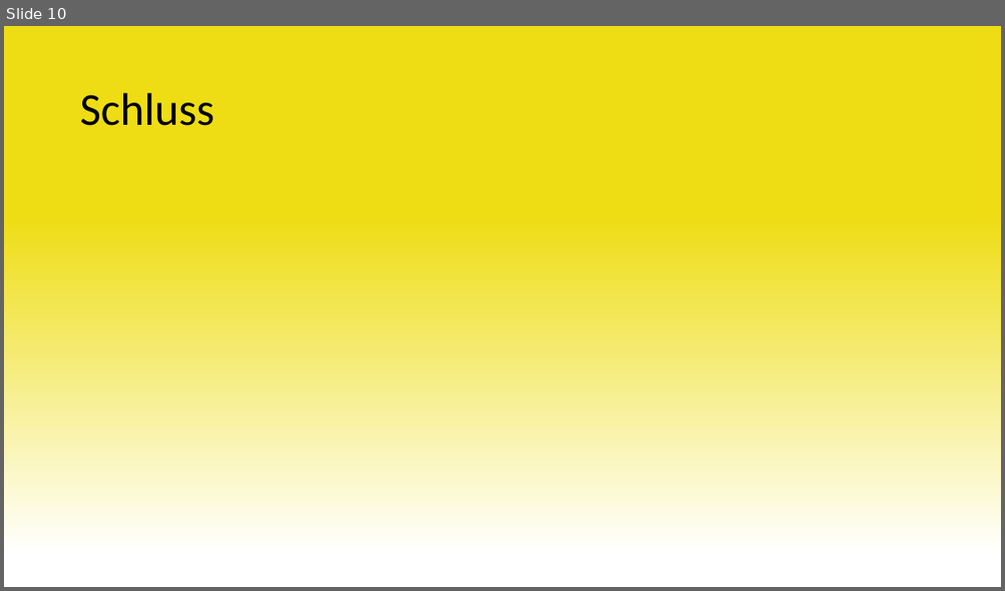
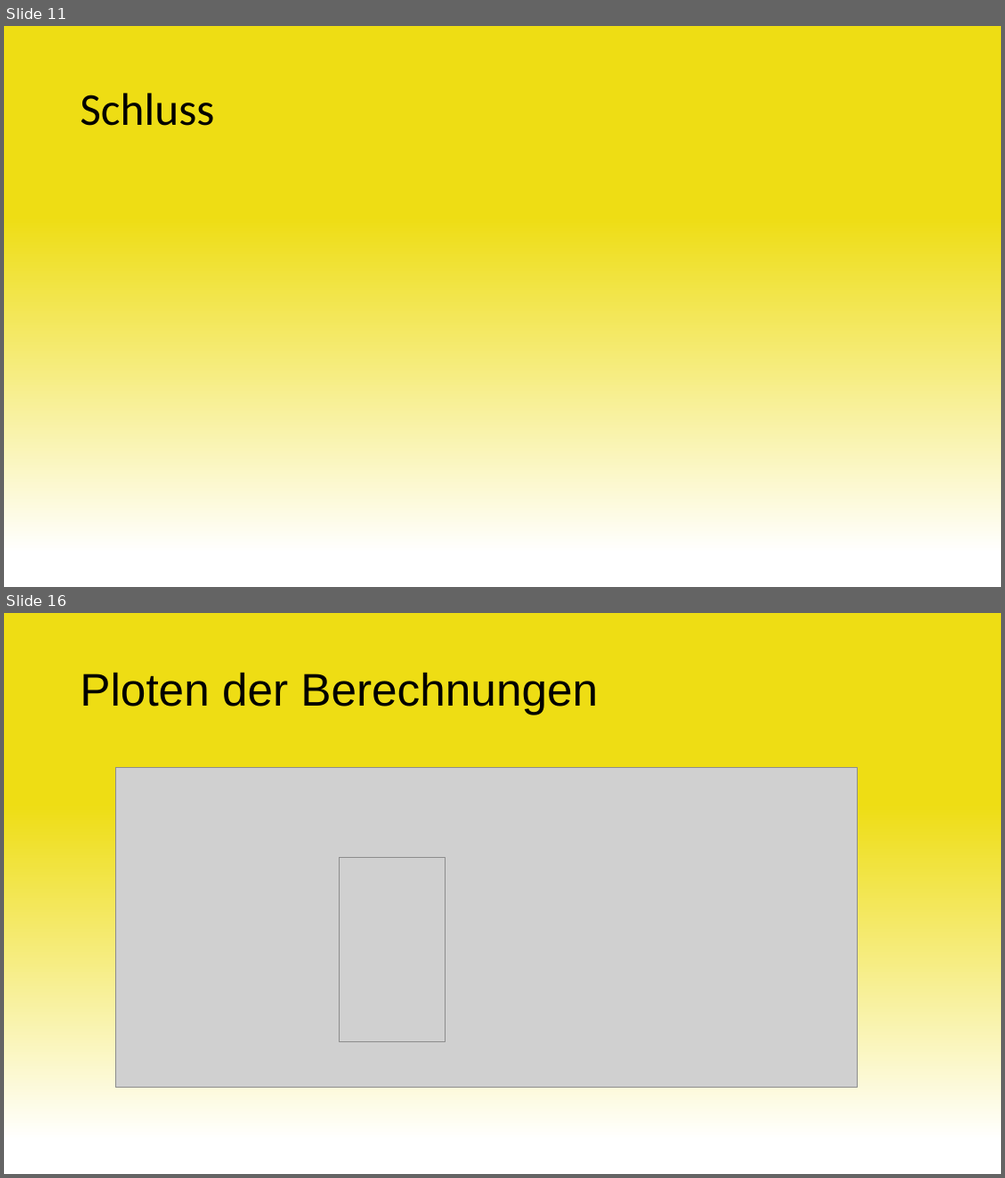
Before and after one commit to Swissmade41/EMI-Filter, a slide deck: Präsentation/Zwischenpräsentation.pptx. Shown one above the other, each under a label of ours: slide 10 before the commit, slides 11 and 16 after it; the slides between them are not shown. The pictures are 1005x591 and 1005x1178 pixels, drawn with LibreOffice and Linux fonts; fonts in the diff are those of the drawing; grey boxes stand for pictures. Boxes give left, top, right and bottom in pixels: in the first picture for what was removed or moved away, otherwise in the second. Text is boxed around its words. In the diff, an @@ line names an element or a change of style, - is before the commit and + after.

```diff
--- a/Präsentation/Zwischenpräsentation.pptx
+++ b/Präsentation/Zwischenpräsentation.pptx
@@ slide 16 added at (x1=4, y1=613, x2=1001, y2=1174), background gradient #FFFFFF to #EEDD14 @@
@@ title added at (x1=80, y1=672, x2=598, y2=714), 44 pt, text #000000 @@
+Ploten der Berechnungen
@@ picture added at (x1=115, y1=768, x2=858, y2=1087) @@
@@ picture added at (x1=340, y1=858, x2=446, y2=1042) @@
@@ what was slide 10 is now slide 11 @@
```
Also in this commit, not shown: 2 slides changed, 8 other slides added.
